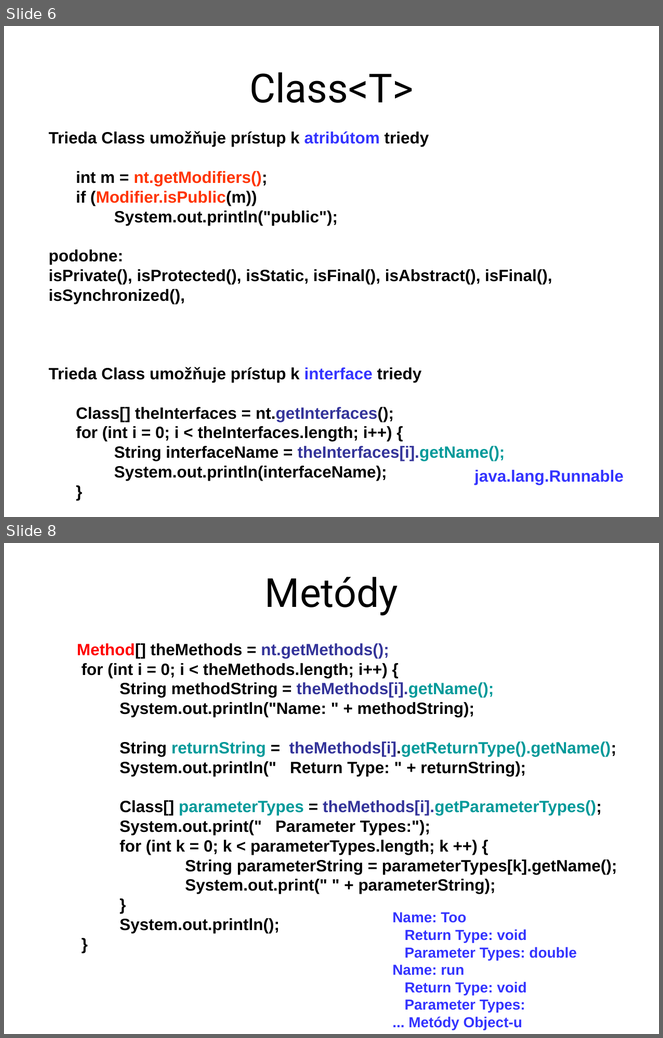
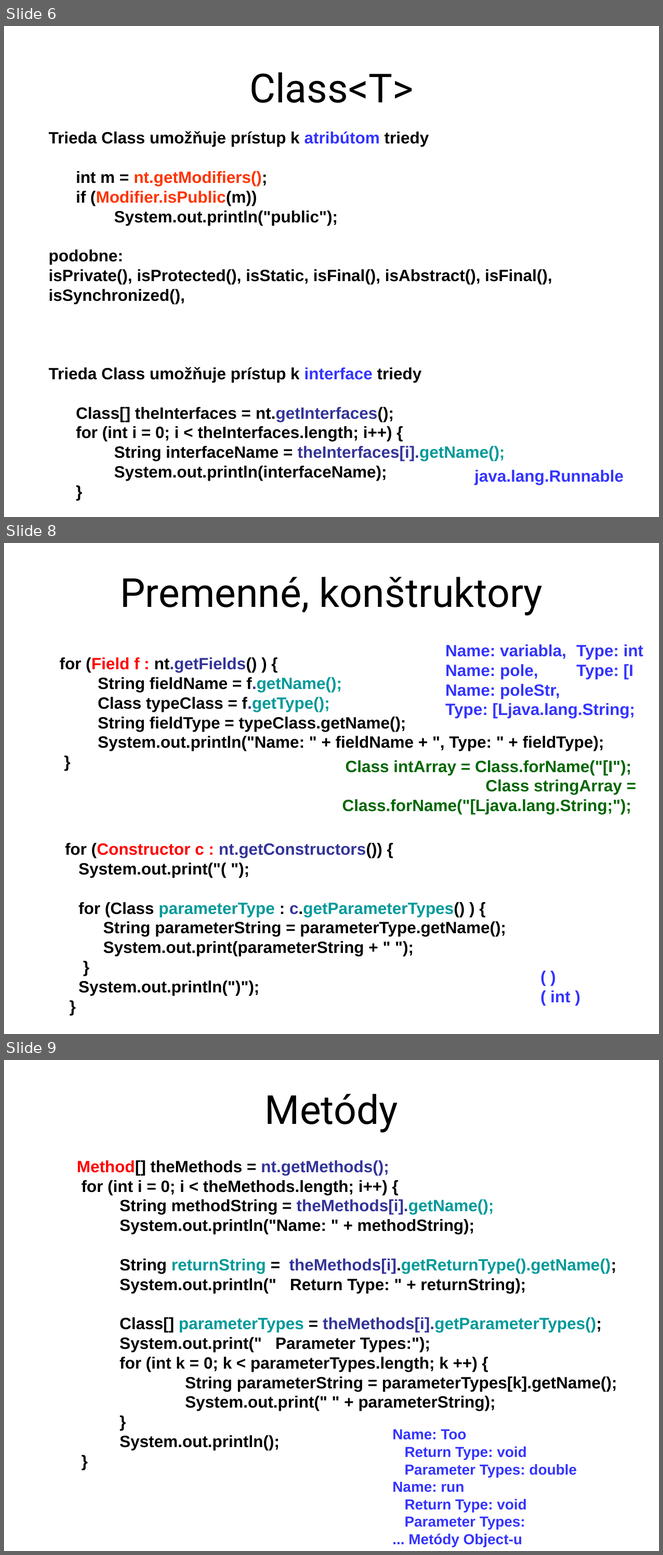
Before and after one commit to Programovanie4/Prednasky, a slide deck: 13/13_java.ppt. Shown one above the other, each under a label of ours: slides 6 and 8 before the commit, slides 6, 8 and 9 after it; the slides between them are not shown. The pictures are 663x1038 and 663x1555 pixels, drawn with LibreOffice and Linux fonts; fonts in the diff are those of the drawing. Boxes give left, top, right and bottom in pixels: in the first picture for what was removed or moved away, otherwise in the second. Text is boxed around its words. In the diff, an @@ line names an element or a change of style, - is before the commit and + after.

```diff
--- a/13/13_java.ppt
+++ b/13/13_java.ppt
@@ slide 8 added at (4,543,659,1034), background #FFFFFF @@
@@ title added at (120,577,543,616), 44 pt, text #000000 @@
+Premenné, konštruktory
@@ text added at (445,644,644,718), 18 pt, text #3333FF, bold @@
+Name: variabla, Type: int
+Name: pole, Type: [I
+Name: poleStr,
+Type: [Ljava.lang.String;
@@ text added at (60,657,605,751), 18 pt, text #000000, bold @@
+for (Field f : nt.getFields() ) {
+String fieldName = f.getName();
+Class typeClass = f.getType();
+String fieldType = typeClass.getName();
+System.out.println("Name: " + fieldName + ", Type: " + fieldType);
+}
@@ text added at (343,760,632,814), 18 pt, text #006600, bold @@
+Class intArray = Class.forName("[I");
+Class stringArray = Class.forName("[Ljava.lang.String;");
@@ text added at (65,843,506,996), 18 pt, text #000000, bold @@
+for (Constructor c : nt.getConstructors()) {
+System.out.print("( ");
+for (Class parameterType : c.getParameterTypes() ) {
+String parameterString = parameterType.getName();
+System.out.print(parameterString + " ");
+}
+System.out.println(")");
+}
@@ text added at (551,991,570,1003), 18 pt, text #3333FF, bold @@
+( )
+( int )
@@ what was slide 8 is now slide 9 @@
```
Also in this commit, not shown: 7 slides changed, 1 other slide added, 1 other file.
